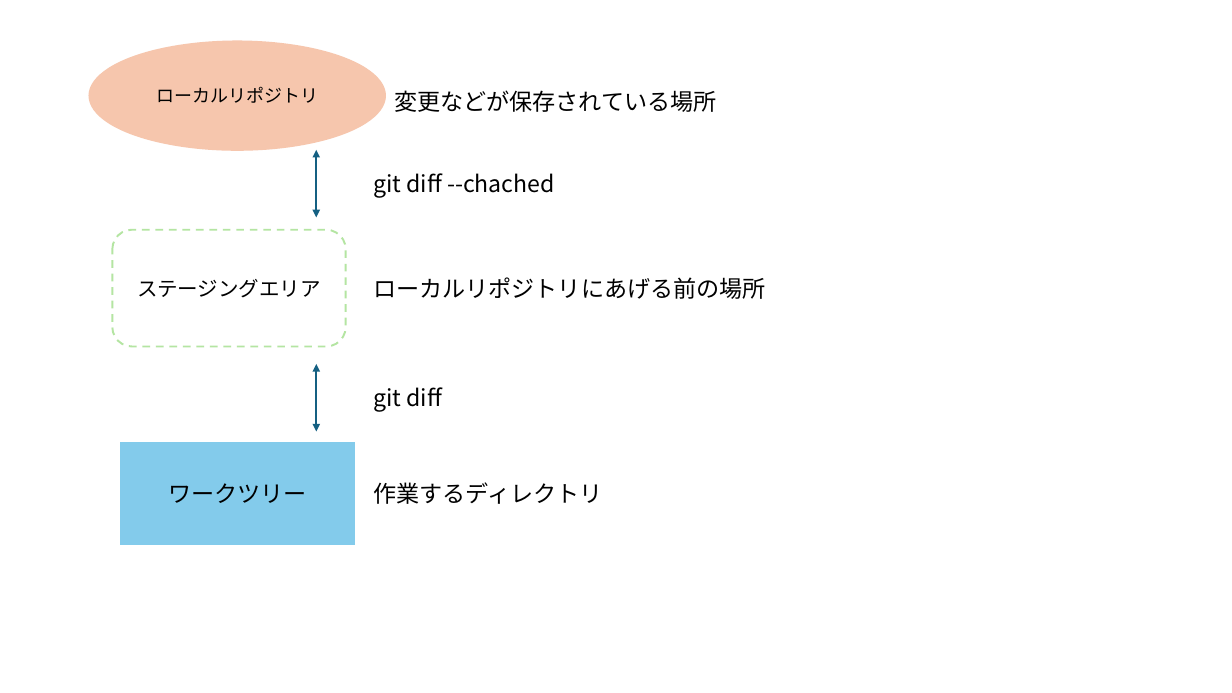
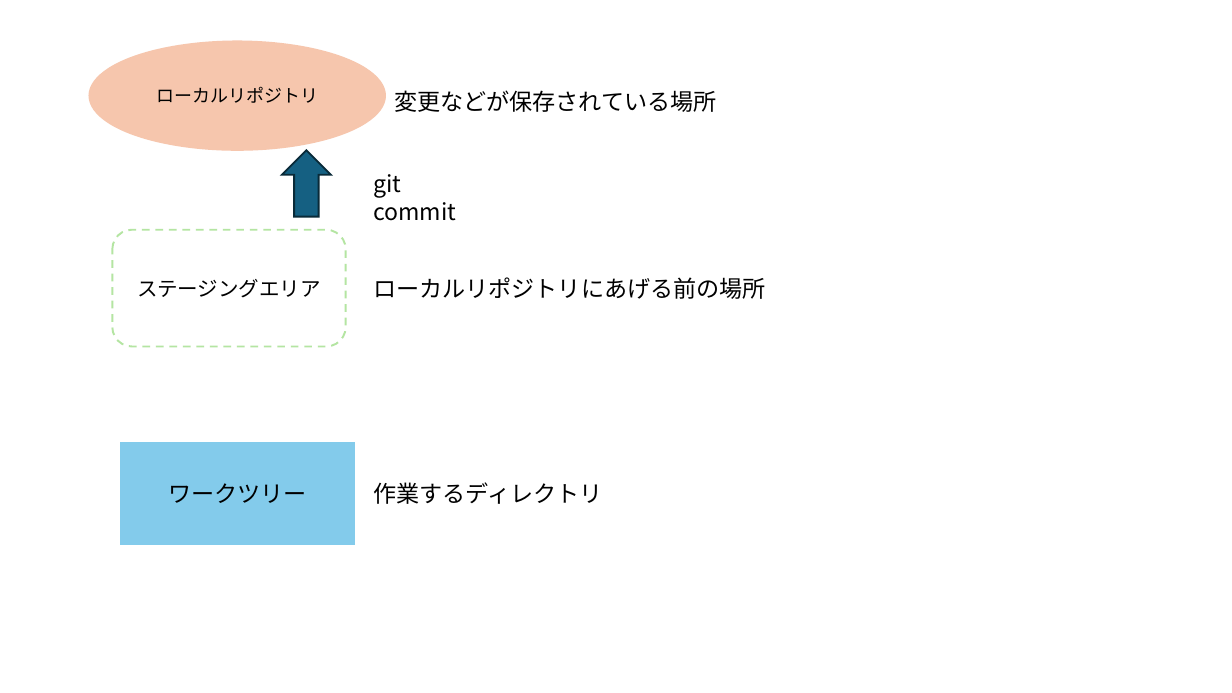
Before and after one commit to y-kwa/ichiyasa_git, a slide deck: slide 1 of git_images.pptx. Drawn at 1232x693 pixels with LibreOffice and Linux fonts; fonts in the diff are those of the drawing. Boxes give left, top, right and bottom in pixels: in the first picture for what was removed or moved away, otherwise in the second. Text is boxed around its words. In the diff, an @@ line names an element or a change of style, - is before the commit and + after.

```diff
--- a/git_images.pptx
+++ b/git_images.pptx
@@ up arrow added at <box>282,151,331,217</box>, fill #156082, outline #092A39 1.5 pt @@
@@ double arrow removed from (316, 150) to (316, 217) @@
@@ text at <box>373,174,456,221</box>: text changed @@
-git diff --chached
+git commit
@@ double arrow removed from (316, 364) to (316, 432) @@
@@ text removed at <box>373,387,442,412</box> @@
-git diff
```
Also in this commit, not shown: 4 other files.
